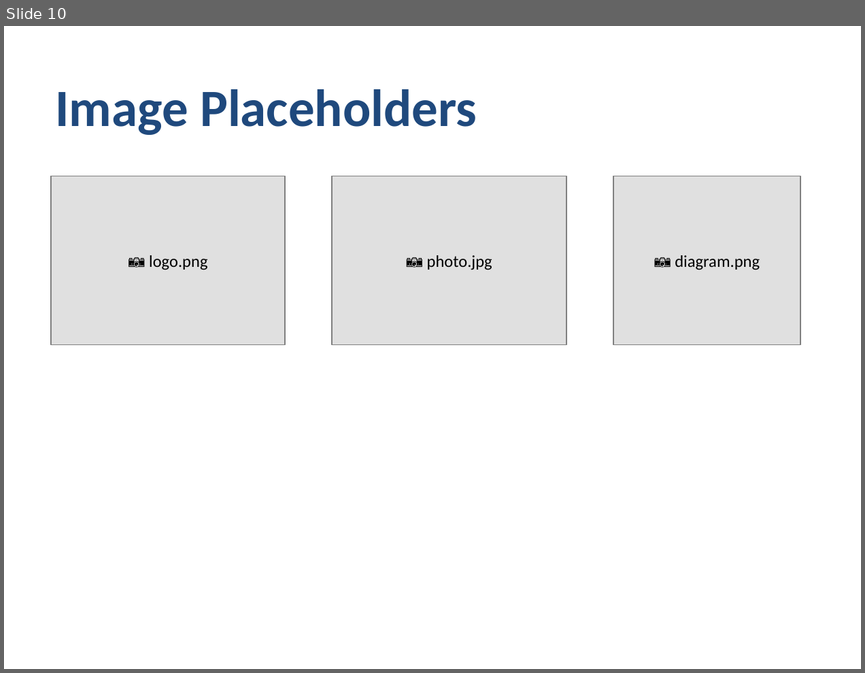
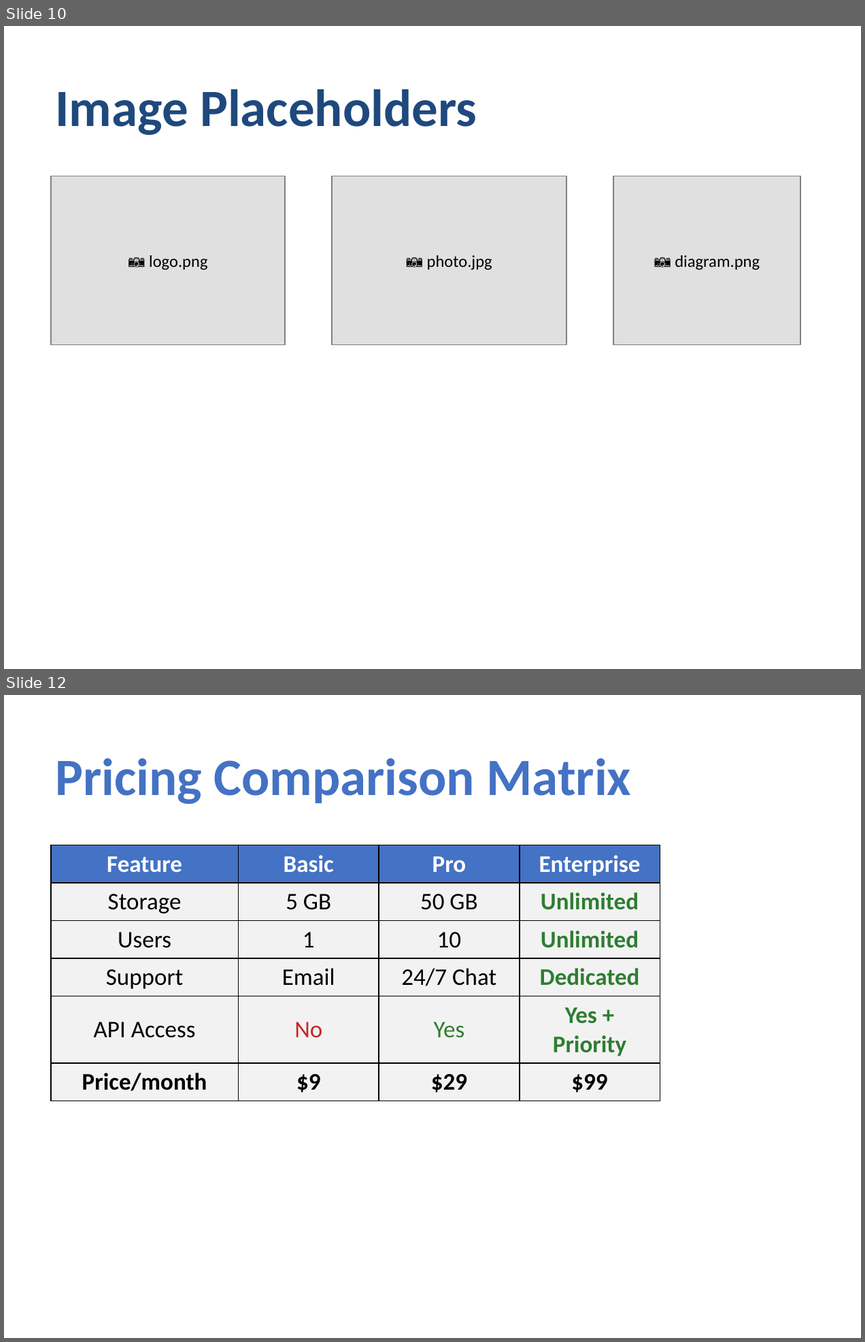
Before and after one commit to awol2005ex/ppt-rs, a slide deck: comprehensive_demo.pptx. Shown one above the other, each under a label of ours: slide 10 before the commit, slides 10 and 12 after it; the slides between them are not shown. The pictures are 865x673 and 865x1342 pixels, drawn with LibreOffice and Linux fonts; fonts in the diff are those of the drawing. Boxes give left, top, right and bottom in pixels: in the first picture for what was removed or moved away, otherwise in the second. Text is boxed around its words. In the diff, an @@ line names an element or a change of style, - is before the commit and + after.

```diff
--- a/comprehensive_demo.pptx
+++ b/comprehensive_demo.pptx
@@ slide 12 added at bbox=[4, 695, 861, 1338], background #FFFFFF @@
@@ text added at bbox=[55, 758, 631, 804], 44 pt, text #4472C4, bold @@
+Pricing Comparison Matrix
@@ table added at bbox=[51, 845, 660, 1095], 6 rows, 4 columns @@
+Feature | Basic | Pro | Enterprise
+Storage | 5 GB | 50 GB | Unlimited
+Users | 1 | 10 | Unlimited
+Support | Email | 24/7 Chat | Dedicated
+API Access | No | Yes | Yes + Priority
+Price/month | $9 | $29 | $99
```
Also in this commit, not shown: 9 other slides added, 14 other files.
